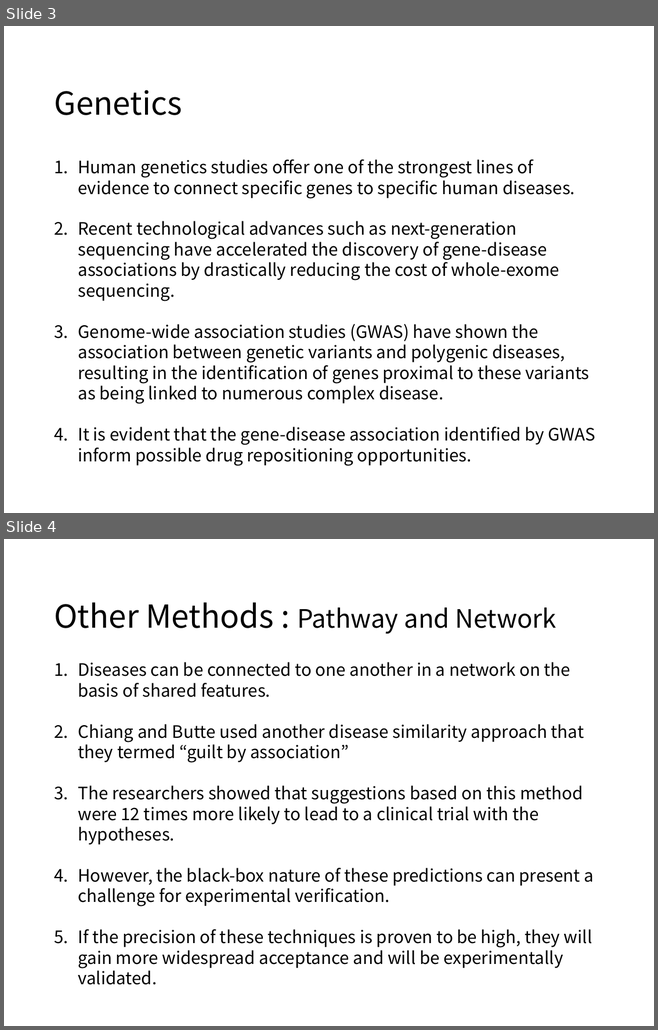
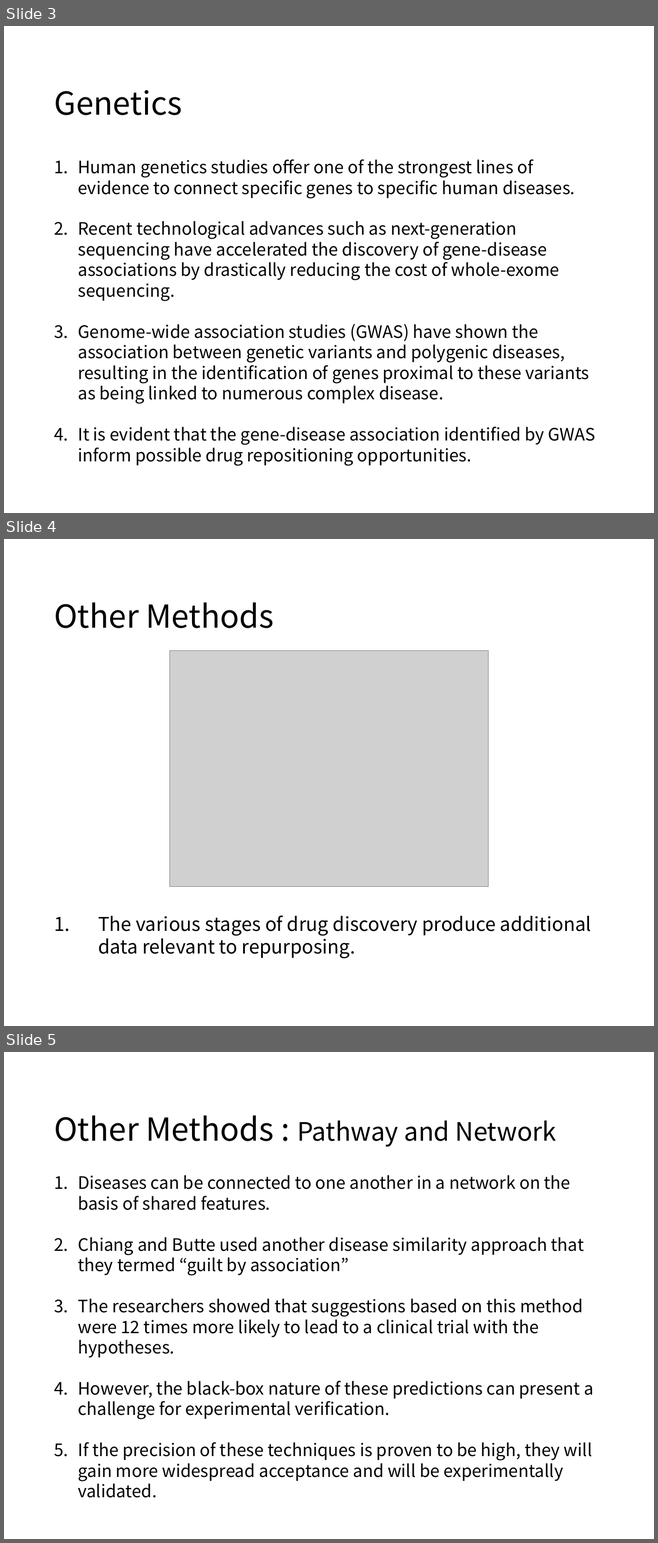
Before and after one commit to moklise/TIL, a slide deck: Review/Computational Drug Repositioning (2).pptx. Shown one above the other, each under a label of ours: slides 3 and 4 before the commit, slides 3, 4 and 5 after it. The pictures are 658x1030 and 658x1543 pixels, drawn with LibreOffice and Linux fonts; fonts in the diff are those of the drawing; grey boxes stand for pictures. Boxes give left, top, right and bottom in pixels: in the first picture for what was removed or moved away, otherwise in the second. Text is boxed around its words. In the diff, an @@ line names an element or a change of style, - is before the commit and + after.

Commit message:
[Publication Review] Drug Repositioning

```diff
--- a/Review/Computational Drug Repositioning (2).pptx
+++ b/Review/Computational Drug Repositioning (2).pptx
@@ slide 4 added at [4, 539, 654, 1026], background #FFFFFF @@
@@ title added at [54, 602, 274, 628], 50 pt, text #000000 @@
+Other Methods
@@ picture added at [169, 650, 488, 886] @@
@@ text added at [98, 915, 591, 958], 30 pt, text #000000 @@
+1. The various stages of drug discovery produce additional data relevant to repurposing.
@@ what was slide 4 is now slide 5 @@
```
Also in this commit, not shown: 37 other files.
